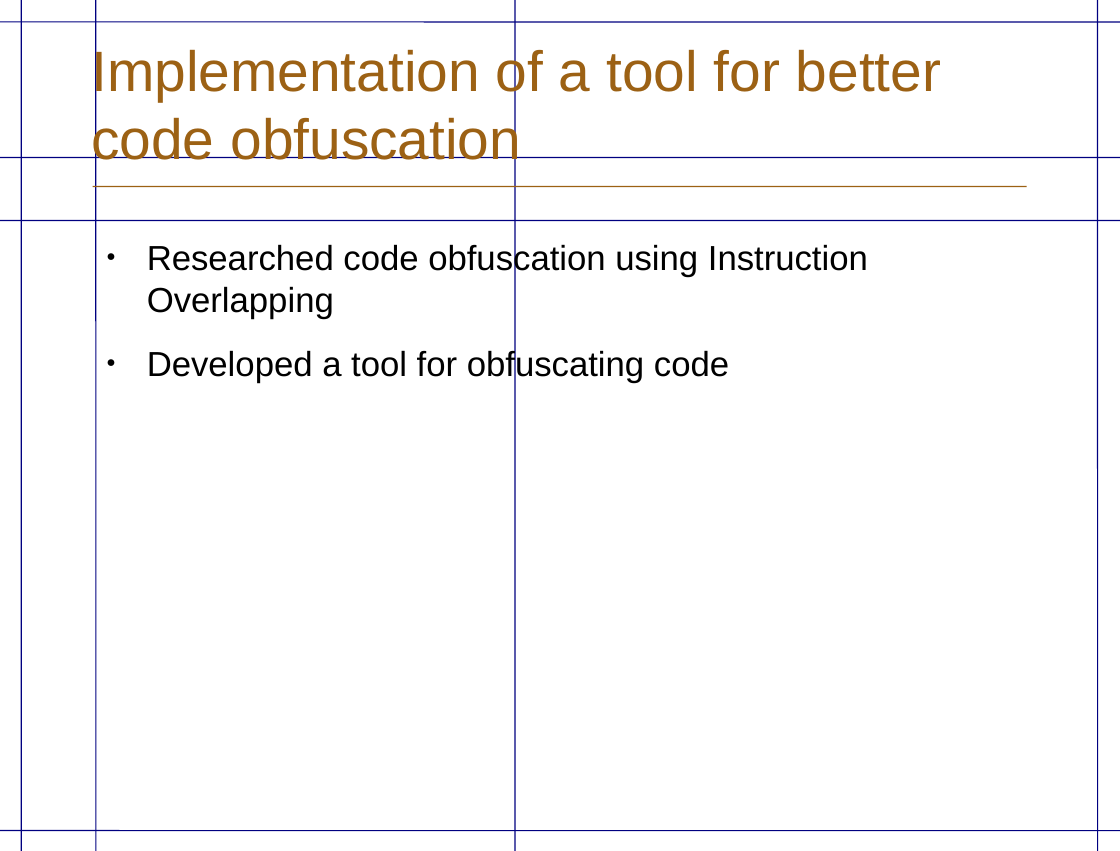
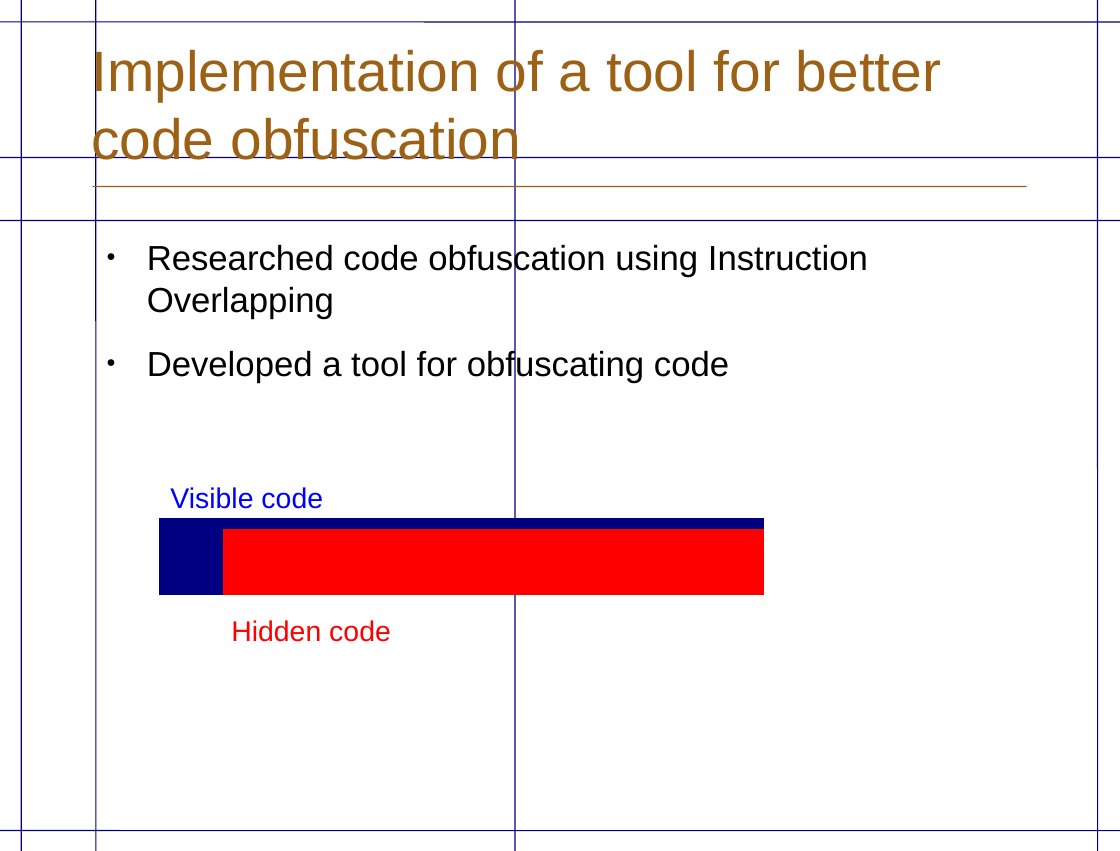
Before and after one commit to eriknylander/exjobb, a slide deck: slide 4 of Presentation/ExjobbPresentation _english.odp (slide 5 before the commit). Drawn at 1120x851 pixels with LibreOffice and Linux fonts; fonts in the diff are those of the drawing; background and template pictures are left out. Boxes give left, top, right and bottom in pixels: in the first picture for what was removed or moved away, otherwise in the second. Text is boxed around its words. In the diff, an @@ line names an element or a change of style, - is before the commit and + after.

```diff
--- a/Presentation/ExjobbPresentation _english.odp
+++ b/Presentation/ExjobbPresentation _english.odp
@@ text added at bbox=[170, 487, 323, 509], 18 pt, text #0000FF @@
+Visible code
@@ rectangle added at bbox=[159, 518, 764, 594], fill #000080, outline #000080 0 pt @@
@@ rectangle added at bbox=[223, 530, 764, 595], fill #FF0000, outline #FF0000 0 pt @@
@@ text added at bbox=[231, 620, 391, 642], 18 pt, text #FF0000 @@
+Hidden code
```
Also in this commit, not shown: 10 other slides changed, 5 slides added, 2 slides removed, 2 other files.
